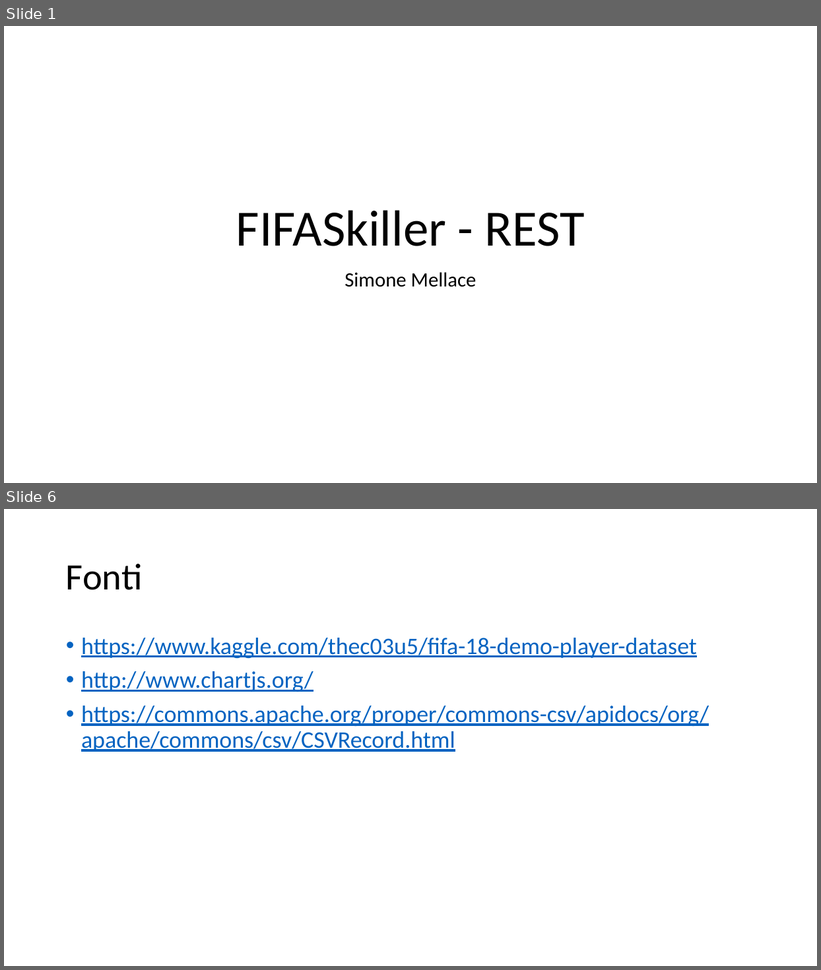
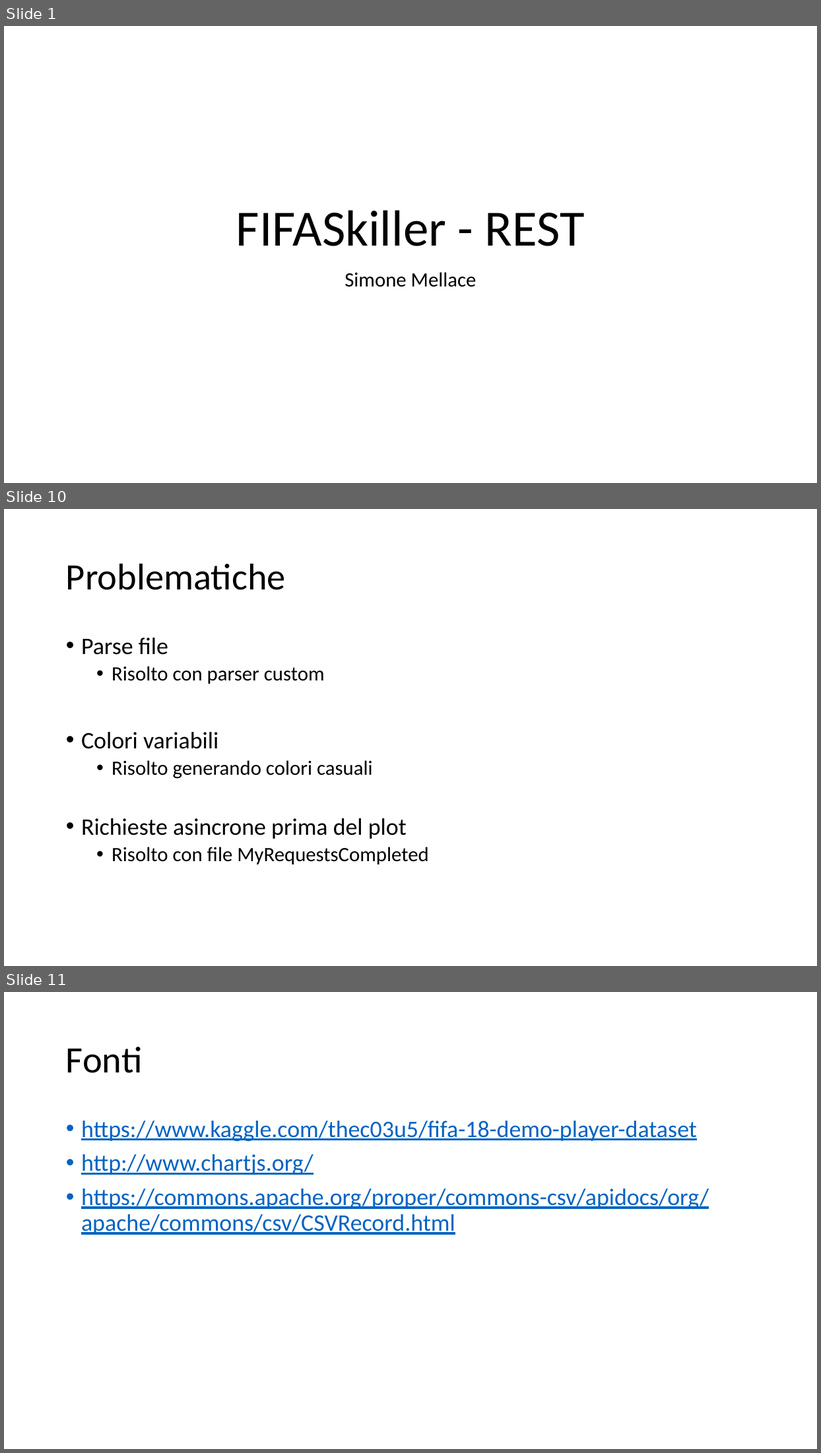
Before and after one commit to mellacsi/FIFA18Skiller, a slide deck: Applicazioni_Service_Oriented.pptx. Shown one above the other, each under a label of ours: slides 1 and 6 before the commit, slides 1, 10 and 11 after it; the slides between them are not shown. The pictures are 821x970 and 821x1453 pixels, drawn with LibreOffice and Linux fonts; fonts in the diff are those of the drawing. Boxes give left, top, right and bottom in pixels: in the first picture for what was removed or moved away, otherwise in the second. Text is boxed around its words. In the diff, an @@ line names an element or a change of style, - is before the commit and + after.

```diff
--- a/Applicazioni_Service_Oriented.pptx
+++ b/Applicazioni_Service_Oriented.pptx
@@ slide 10 added at [4,509,817,966], background #FFFFFF @@
@@ title added at [66,563,286,590], 44 pt, text #000000 @@
+Problematiche
@@ text added at [81,638,429,865], 24 pt, text #000000 @@
+• Parse file
+  • Risolto con parser custom
+• Colori variabili
+  • Risolto generando colori casuali
+• Richieste asincrone prima del plot
+  • Risolto con file MyRequestsCompleted
@@ what was slide 6 is now slide 11 @@
```
Also in this commit, not shown: 4 slides changed, 4 other slides added, 1 other file.
